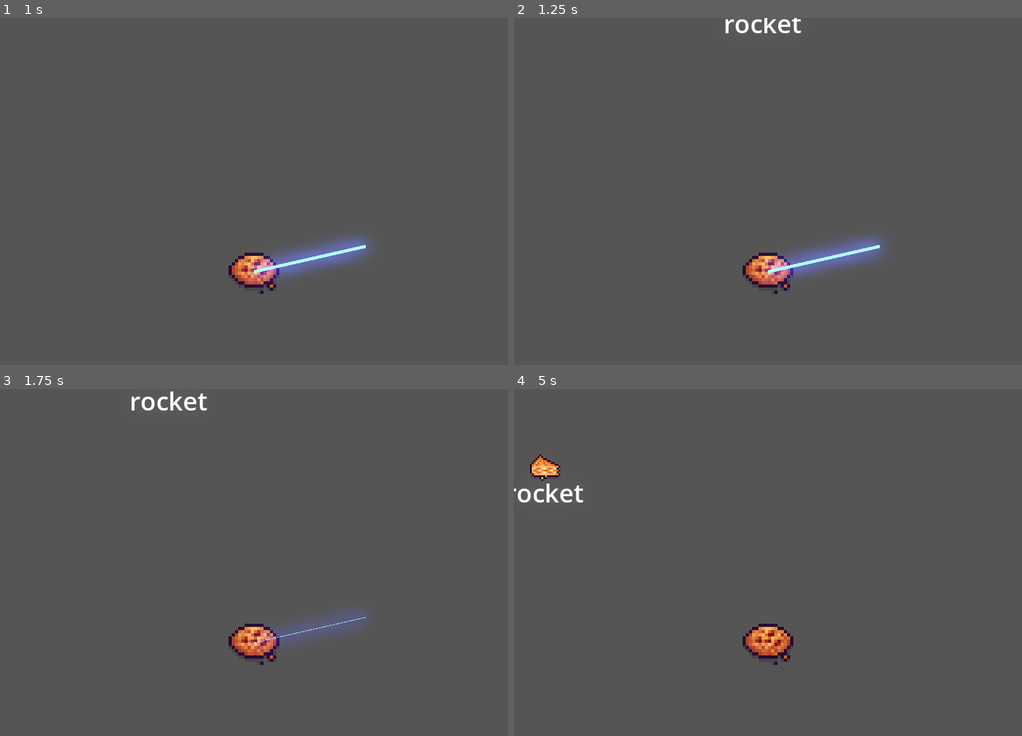
Above: before the commit, frames 1-4 (two rows, left to right).
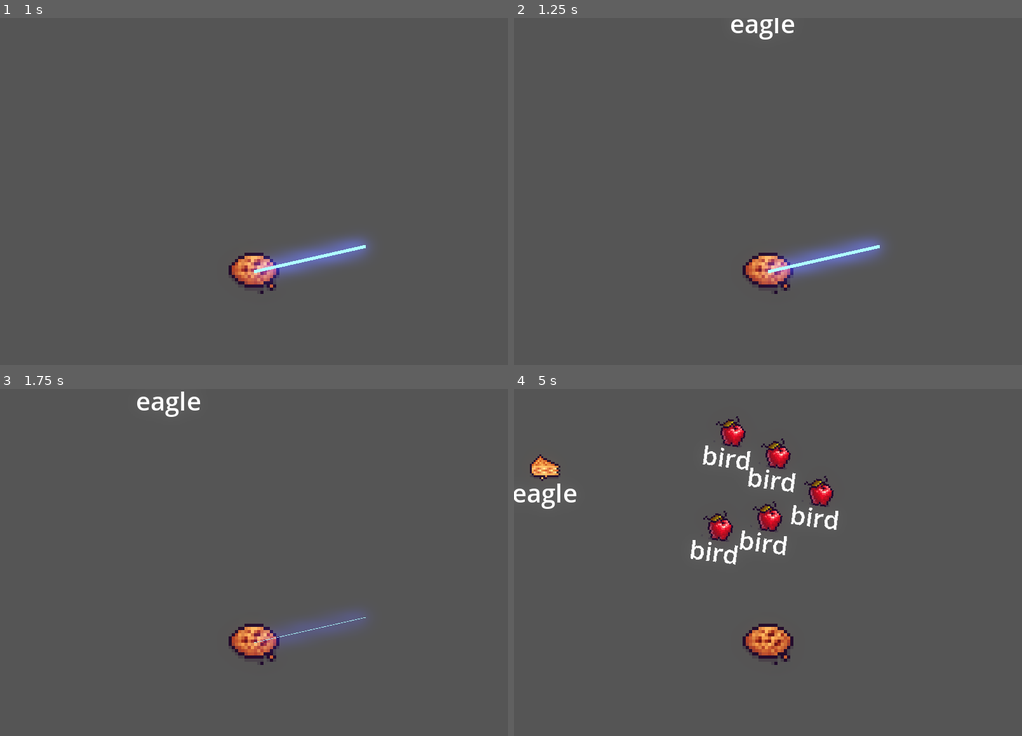
Above: after the commit, the same moments.

Repository: kam-zhan-yue/gmtk-2024
Game: Godot game, scene res://scenes/main.tscn
Same seed, same stepped clock (60 frames per second), same inputs: the game is played once before the commit and once after it.
Inputs (mouse positions are in pixels of both pictures, inside the frame that each line leads up to):
- Up to frame 1 (1 s): tap Enter at 0.5 s; move the mouse to (365, 247) at 0.52 s; tap Backspace at 0.6 s; click (365, 247) at 0.67 s
- Up to frame 2 (1.25 s): no input
- Up to frame 3 (1.75 s): move the mouse to (152, 666) at 1.27 s; tap Backspace at 1.35 s; click (152, 666) at 1.42 s
- Up to frame 4 (5 s): move the mouse to (818, 531) at 2.02 s; tap Backspace every 0.75 s from 2.1 to 4.35 s; click (818, 531) at 2.17 s; move the mouse to (outside the picture) at 2.77 s; click (outside the picture) at 2.92 s; move the mouse to (920, 718) at 3.52 s; click (920, 718) at 3.67 s; move the mouse to (615, 565) at 4.27 s; click (615, 565) at 4.42 s

Frame 1 is identical in both runs. In frame 2, 0.4% of the frame differs, in the area x 41-57%, y 0-7%; in frame 3, 0.5%; in frame 4, 3.0%, in the area x 0-64%, y 7-51%.

Commit message:
Implement Flocking

Diff:
--- a/project.godot
+++ b/project.godot
@@ -25,7 +25,6 @@
 
 window/size/viewport_width=800
 window/size/viewport_height=800
-window/size/mode=2
 window/stretch/mode="viewport"
 window/stretch/aspect="expand"
 
--- a/resources/sky/eagle.tres
+++ b/resources/sky/eagle.tres
@@ -4,5 +4,6 @@
 
 [resource]
 script = ExtResource("1_4w5d4")
-name = "rocket"
+name = "eagle"
 score = 10.0
+damage = 10.0
--- /dev/null
+++ b/scenes/enemies/bird.tscn
@@ -0,0 +1,16 @@
+[gd_scene load_steps=5 format=3 uid="uid://g22wq0e6n262"]
+
+[ext_resource type="PackedScene" uid="uid://d0en8pevtc4do" path="res://scenes/type_entity.tscn" id="1_6e1fg"]
+[ext_resource type="Script" path="res://scripts/entities/bird.gd" id="1_x4rp6"]
+[ext_resource type="Resource" uid="uid://ndm7g2tm7v1x" path="res://resources/sky/bird.tres" id="2_4edq1"]
+[ext_resource type="Texture2D" uid="uid://c7orveas36s2l" path="res://assets/sprites/apple.png" id="2_le2sg"]
+
+[node name="Bird" type="PathFollow2D"]
+script = ExtResource("1_x4rp6")
+data = ExtResource("2_4edq1")
+
+[node name="TypeEntity" parent="." instance=ExtResource("1_6e1fg")]
+
+[node name="Sprite2D" type="Sprite2D" parent="."]
+scale = Vector2(3, 3)
+texture = ExtResource("2_le2sg")
--- /dev/null
+++ b/scenes/patterns/flock.tscn
@@ -0,0 +1,42 @@
+[gd_scene load_steps=3 format=3 uid="uid://b6tdx7n4gfhfr"]
+
+[ext_resource type="PackedScene" uid="uid://g22wq0e6n262" path="res://scenes/enemies/bird.tscn" id="1_s12hj"]
+
+[sub_resource type="Curve2D" id="Curve2D_4we0a"]
+_data = {
+"points": PackedVector2Array(0, 0, 0, 0, -665, -339, 0, 0, 0, 0, 1027, -114)
+}
+point_count = 2
+
+[node name="Flock" type="Node2D"]
+
+[node name="Path2D" type="Path2D" parent="."]
+curve = SubResource("Curve2D_4we0a")
+
+[node name="Bird" parent="Path2D" instance=ExtResource("1_s12hj")]
+position = Vector2(-665, -339)
+rotation = 0.132203
+
+[node name="Bird2" parent="Path2D" instance=ExtResource("1_s12hj")]
+position = Vector2(-732.755, -398.45)
+rotation = 0.132203
+h_offset = -75.0
+v_offset = -50.0
+
+[node name="Bird3" parent="Path2D" instance=ExtResource("1_s12hj")]
+position = Vector2(-745.936, -299.323)
+rotation = 0.132203
+h_offset = -75.0
+v_offset = 50.0
+
+[node name="Bird4" parent="Path2D" instance=ExtResource("1_s12hj")]
+position = Vector2(-803.805, -433.118)
+rotation = 0.132203
+h_offset = -150.0
+v_offset = -75.0
+
+[node name="Bird5" parent="Path2D" instance=ExtResource("1_s12hj")]
+position = Vector2(-823.577, -284.427)
+rotation = 0.132203
+h_offset = -150.0
+v_offset = 75.0
--- /dev/null
+++ b/scenes/spawn_groups/spawn_group_1.tscn
@@ -0,0 +1,9 @@
+[gd_scene load_steps=3 format=3 uid="uid://d12p1oj0k7sxg"]
+
+[ext_resource type="Script" path="res://scripts/flow/spawn_group.gd" id="1_dvd3a"]
+[ext_resource type="PackedScene" uid="uid://b6tdx7n4gfhfr" path="res://scenes/patterns/flock.tscn" id="2_qbpcl"]
+
+[node name="SpawnGroup" type="Node2D"]
+script = ExtResource("1_dvd3a")
+
+[node name="Flock" parent="." instance=ExtResource("2_qbpcl")]
--- /dev/null
+++ b/scripts/entities/bird.gd
@@ -0,0 +1,9 @@
+class_name Bird
+extends Enemy
+
+@export var speed := 0.1
+@onready var path_follow := $"." as PathFollow2D
+
+func _process(delta: float) -> void:
+	if path_follow:
+		path_follow.progress_ratio += delta * speed
